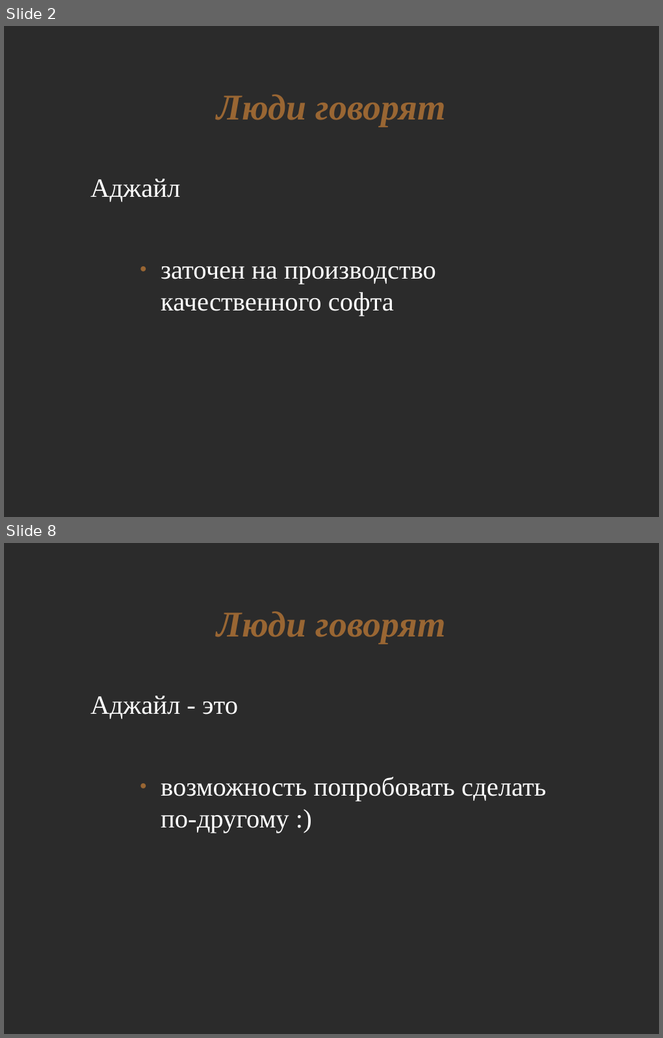
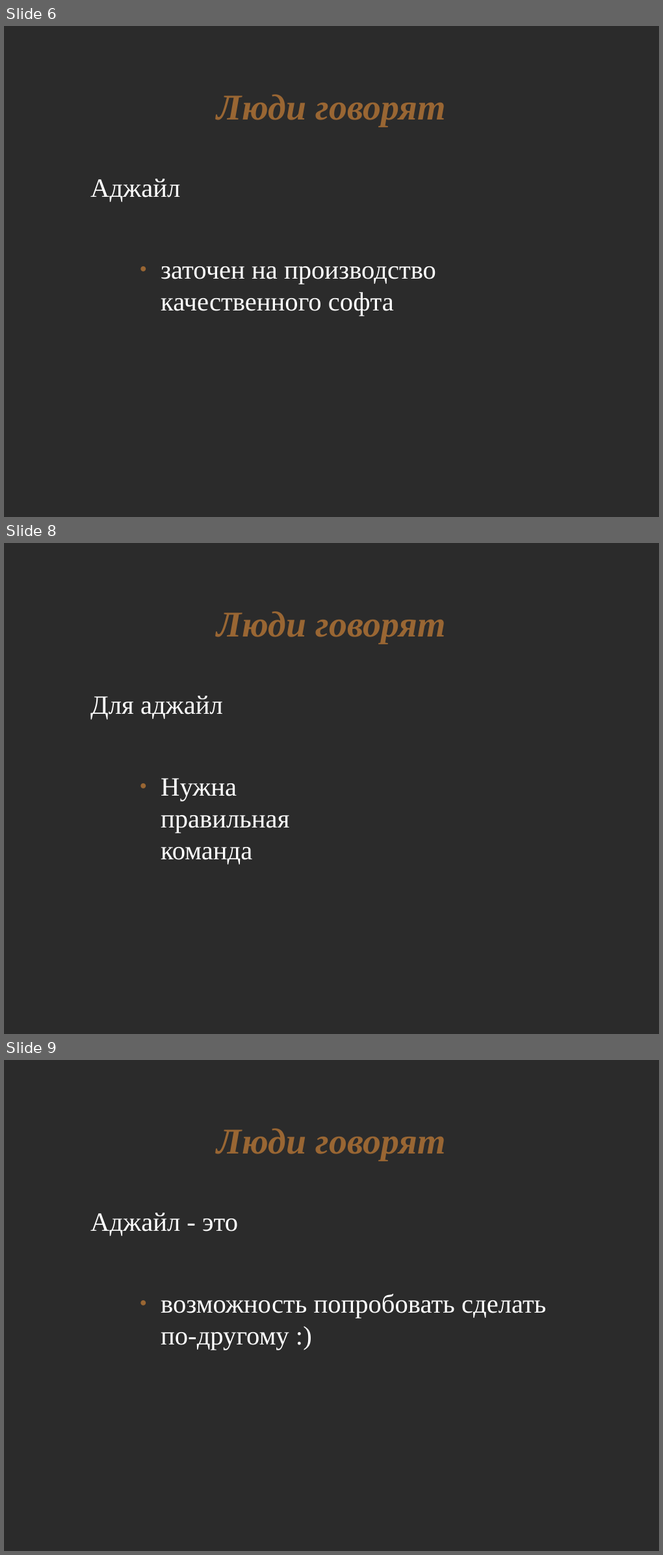
Before and after one commit to asolntsev/presentations, a slide deck: agile-technical-practices/agile-church.odp. Shown one above the other, each under a label of ours: slides 2 and 8 before the commit, slides 6, 8 and 9 after it; the slides between them are not shown. The pictures are 663x1038 and 663x1555 pixels, drawn with LibreOffice and Linux fonts; fonts in the diff are those of the drawing; background and template pictures are left out; a plain dark background stands for a picture behind light text. Boxes give left, top, right and bottom in pixels: in the first picture for what was removed or moved away, otherwise in the second. Text is boxed around its words. In the diff, an @@ line names an element or a change of style, - is before the commit and + after.

```diff
--- a/agile-technical-practices/agile-church.odp
+++ b/agile-technical-practices/agile-church.odp
@@ slide 8 added at bbox=[4, 543, 659, 1034], background picture (left out) @@
@@ title added at bbox=[217, 611, 446, 644], 44 pt, text #996633, bold, italic @@
+Люди говорят
@@ text added at bbox=[90, 696, 223, 720], 32 pt, text #FFFFFF @@
+Для аджайл
@@ text added at bbox=[161, 778, 289, 865], 32 pt, text #FFFFFF @@
+● Нужна
+  правильная
+  команда
@@ what was slide 2 is now slide 6 @@
@@ what was slide 8 is now slide 9 @@
```
Also in this commit, not shown: 3 slides changed, 2 other slides added.
